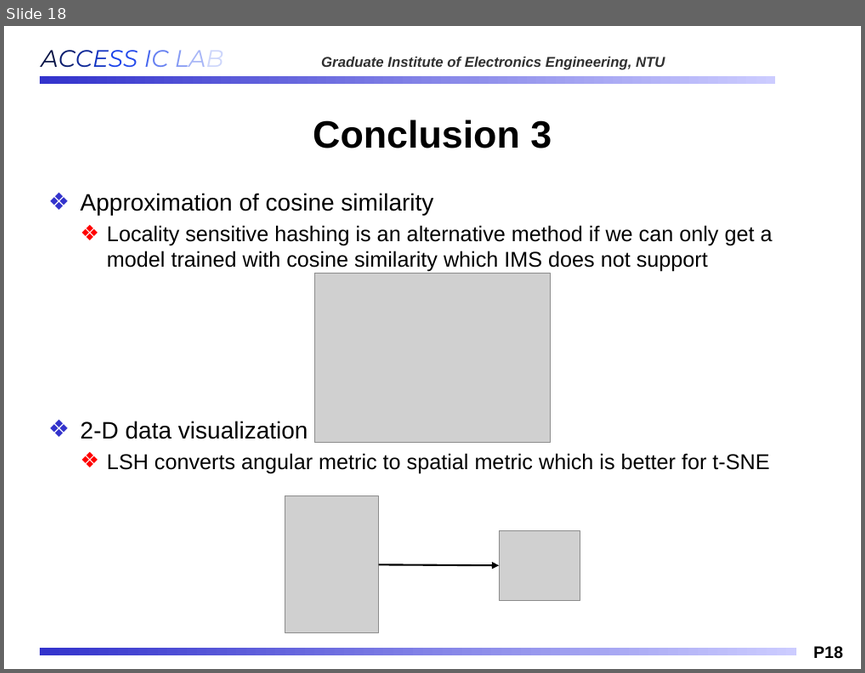
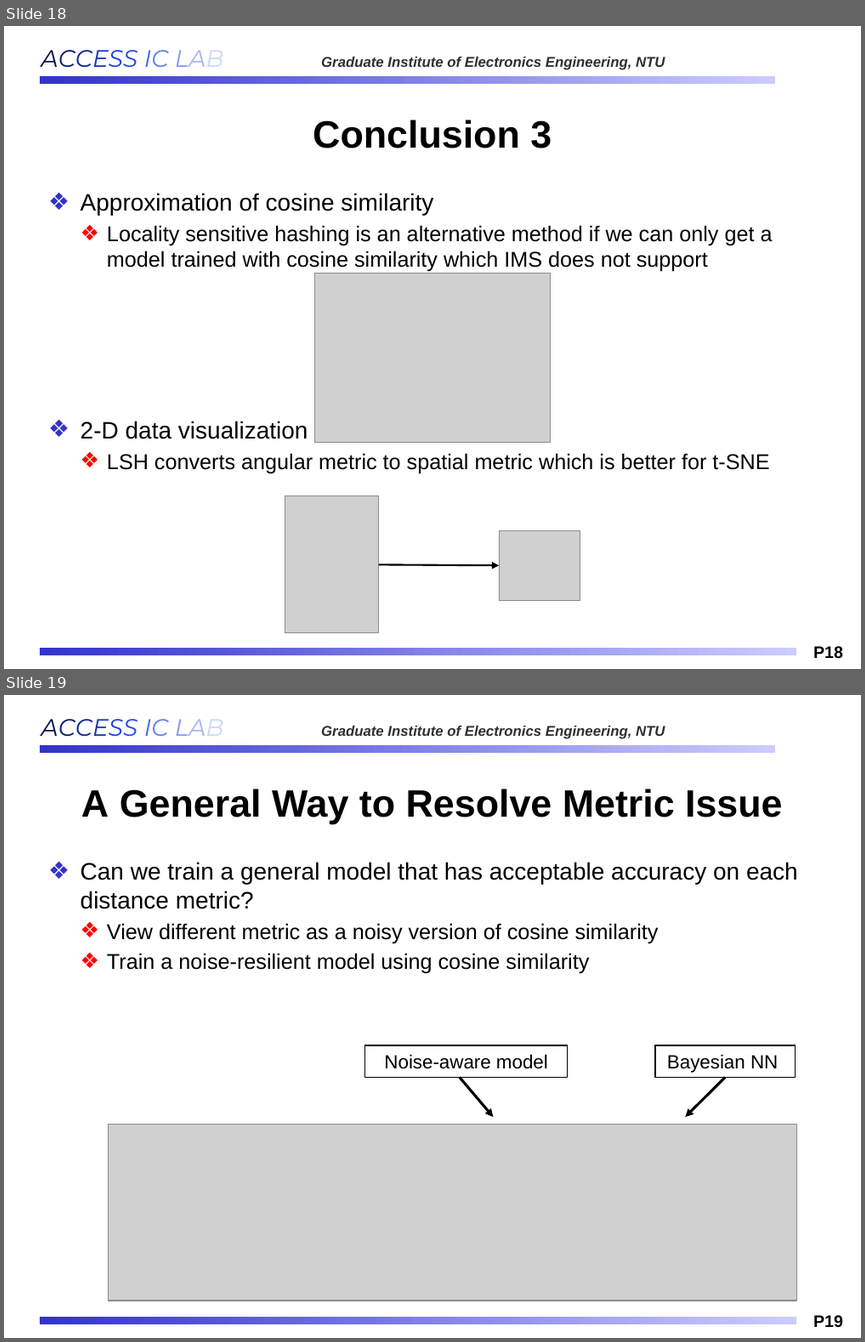
Before and after one commit to Oniontow/AndyWu_Project, a slide deck: b11901027_王仁軒.pptx. Shown one above the other, each under a label of ours: slide 18 before the commit, slides 18 and 19 after it. The pictures are 865x673 and 865x1342 pixels, drawn with LibreOffice and Linux fonts; fonts in the diff are those of the drawing; grey boxes stand for pictures; background and template pictures are left out. Boxes give left, top, right and bottom in pixels: in the first picture for what was removed or moved away, otherwise in the second. Text is boxed around its words. In the diff, an @@ line names an element or a change of style, - is before the commit and + after.

```diff
--- a/b11901027_王仁軒.pptx
+++ b/b11901027_王仁軒.pptx
@@ slide 19 added at (4, 695, 861, 1338), background #FFFFFF; not listed: 4 template elements that a slide beside it also shows @@
@@ title added at (81, 789, 782, 824), 32 pt, text #000000, bold @@
+A General Way to Resolve Metric Issue
@@ text added at (80, 862, 798, 974), 18 pt, text #000000 @@
+❖ Can we train a general model that has acceptable accuracy on each distance metric?
+  ❖ View different metric as a noisy version of cosine similarity
+  ❖ Train a noise-resilient model using cosine similarity
@@ rectangle added at (364, 1045, 567, 1077), outline #000000 1 pt, 16 pt, text #000000 @@
+Noise-aware model
@@ rectangle added at (655, 1045, 794, 1077), outline #000000 1 pt, 16 pt, text #000000 @@
+Bayesian NN
@@ arrow added from (459, 1077) to (494, 1117), #000000 2.25 pt @@
@@ arrow added from (726, 1077) to (685, 1117), #000000 2.25 pt @@
@@ picture added at (109, 1124, 796, 1301) @@
```
Also in this commit, not shown: 5 other slides added, 1 slide removed, 16 other files.
